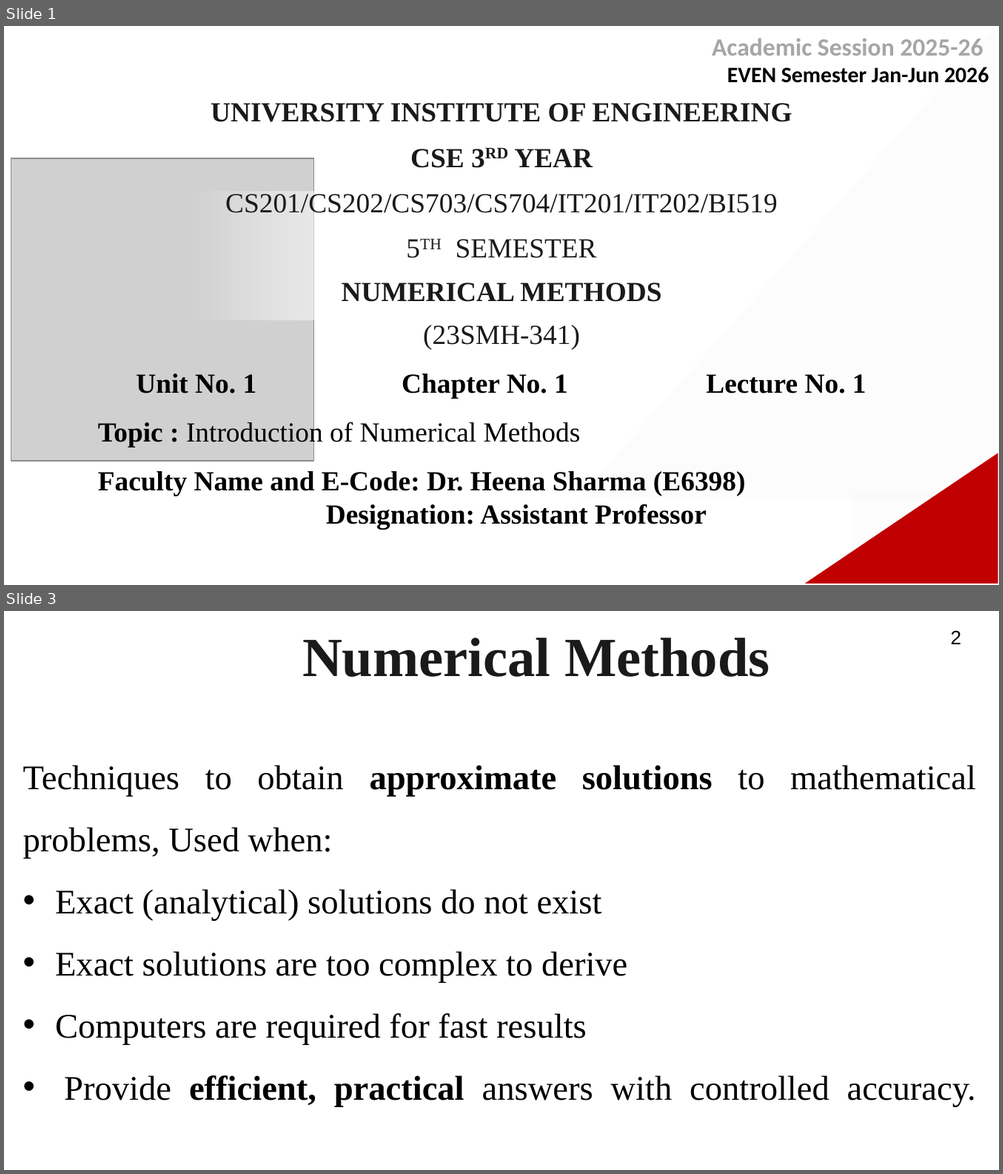
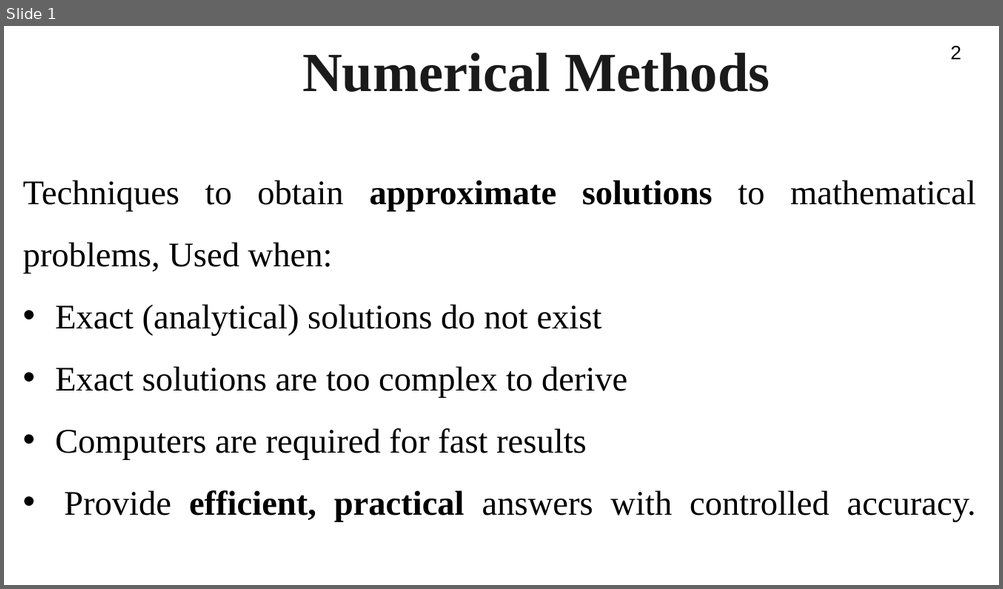
Before and after one commit to Shashankesi/Numerical_Methods, a slide deck: PPT/Unit-1/PPT - Lecture 1.1 .pptx. Shown one above the other, each under a label of ours: slides 1 and 3 before the commit, slide 1 after it; the slides between them are not shown. The pictures are 1003x1174 and 1003x589 pixels, drawn with LibreOffice and Linux fonts; fonts in the diff are those of the drawing; grey boxes stand for pictures; background and template pictures are left out. Boxes give left, top, right and bottom in pixels: in the first picture for what was removed or moved away, otherwise in the second. Text is boxed around its words. In the diff, an @@ line names an element or a change of style, - is before the commit and + after.

```diff
--- a/PPT/Unit-1/PPT - Lecture 1.1 .pptx
+++ b/PPT/Unit-1/PPT - Lecture 1.1 .pptx
@@ slide 1 removed at (4,26,999,585), background #FFFFFF @@
@@ right triangle removed at (579,26,999,498) @@
@@ text removed at (711,38,988,83) @@
-Academic Session 2025-26
-EVEN Semester Jan-Jun 2026
@@ text removed at (98,103,866,529) @@
-UNIVERSITY INSTITUTE OF ENGINEERING
-CSE 3RD YEAR
-CS201/CS202/CS703/CS704/IT201/IT202/BI519
-5TH SEMESTER
-NUMERICAL METHODS
-(23SMH-341)
-Unit No. 1 Chapter No. 1 Lecture No. 1
-Topic : Introduction of Numerical Methods
-Faculty Name and E-Code: Dr. Heena Sharma (E6398) Designation: Assistant Professor
@@ picture removed at (11,158,313,460) @@
@@ rectangle removed at (177,191,734,321) @@
@@ right triangle removed at (805,454,998,584) @@
@@ right triangle removed at (852,492,958,585) @@
@@ what was slide 3 is now slide 1 @@
```
Also in this commit, not shown: 5 other slides removed, 1 other file.
